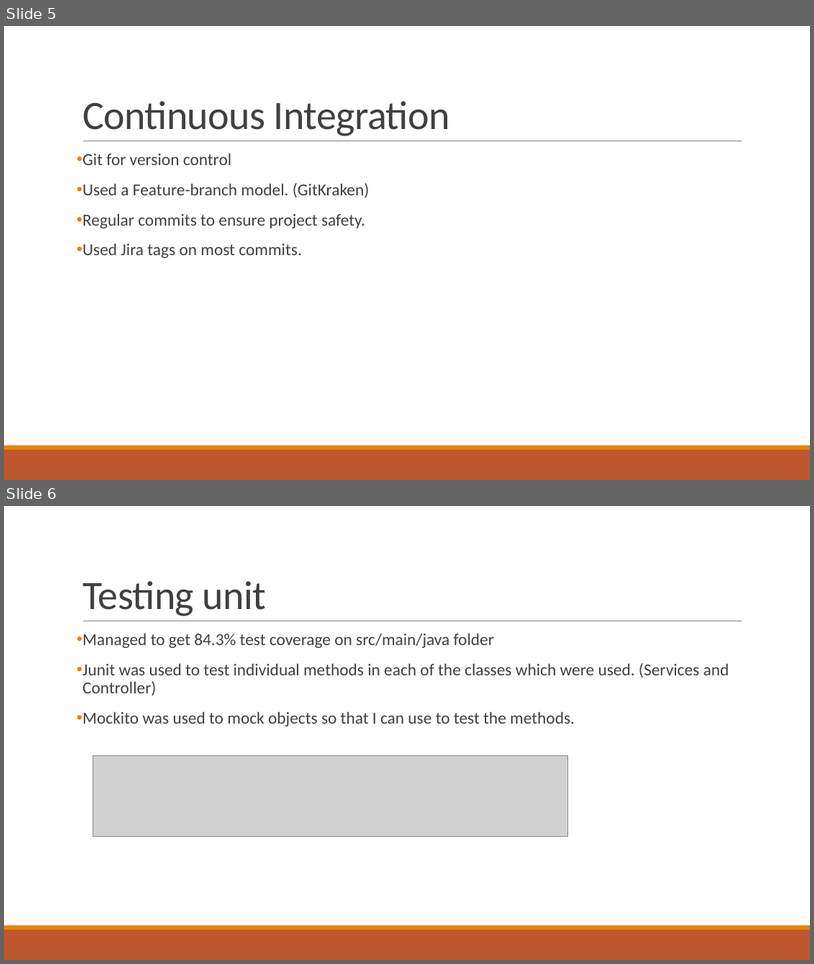
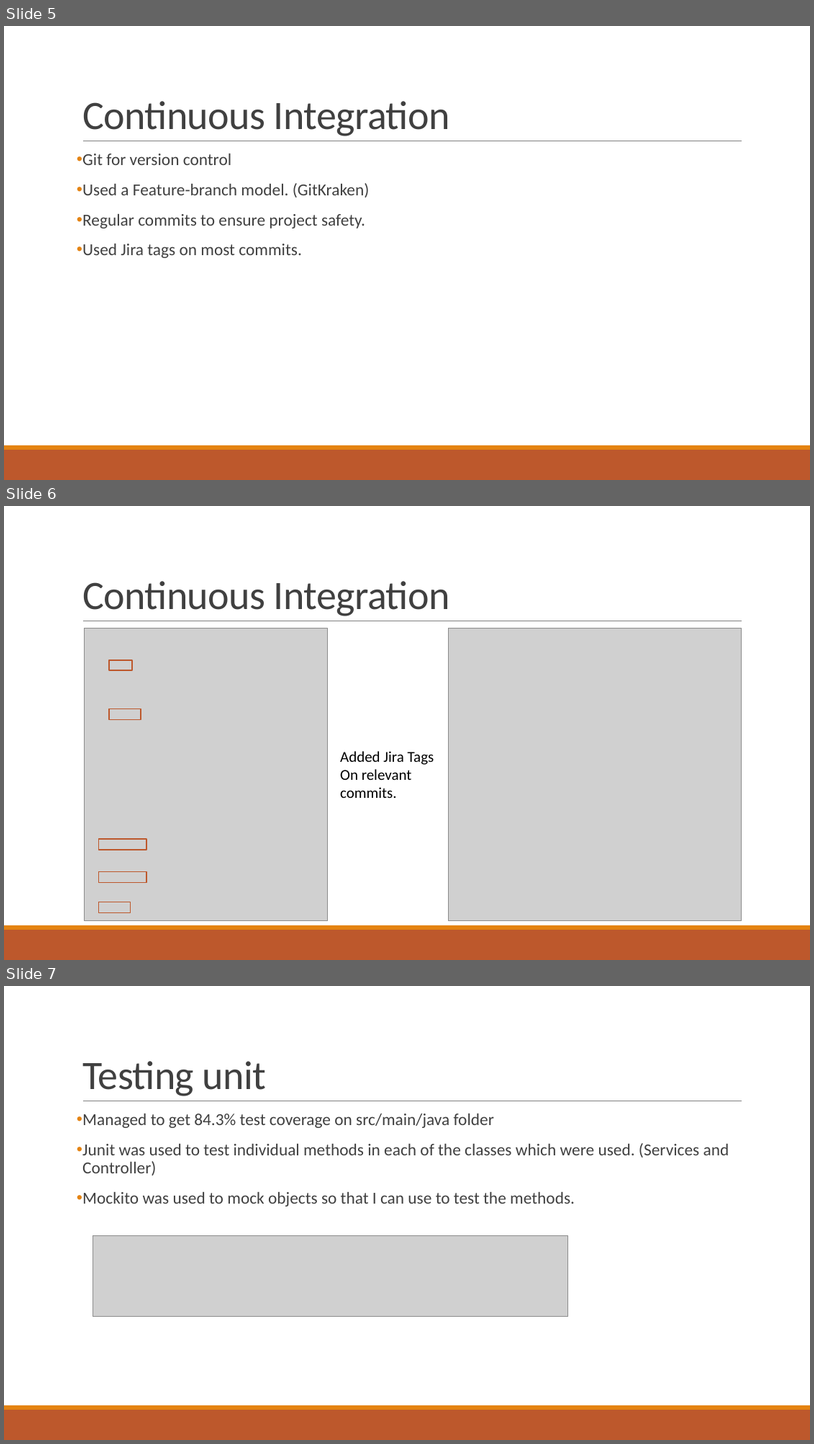
Before and after one commit to HaarismoghalQA/HobbyProject, a slide deck: Documentation/Presentation/HobbyProject.pptx. Shown one above the other, each under a label of ours: slides 5 and 6 before the commit, slides 5, 6 and 7 after it. The pictures are 814x964 and 814x1444 pixels, drawn with LibreOffice and Linux fonts; fonts in the diff are those of the drawing; grey boxes stand for pictures. Boxes give left, top, right and bottom in pixels: in the first picture for what was removed or moved away, otherwise in the second. Text is boxed around its words. In the diff, an @@ line names an element or a change of style, - is before the commit and + after.

```diff
--- a/Documentation/Presentation/HobbyProject.pptx
+++ b/Documentation/Presentation/HobbyProject.pptx
@@ slide 6 added at <box>4,506,810,960</box>, background #FFFFFF; not listed: 3 template elements that a slide beside it also shows @@
@@ title added at <box>82,581,450,616</box>, 48 pt, text #404040 @@
+Continuous Integration
@@ picture added at <box>84,628,328,921</box> @@
@@ picture added at <box>449,628,742,921</box> @@
@@ rectangle added at <box>109,660,132,671</box>, outline #BD582C 1.25 pt @@
@@ rectangle added at <box>109,708,142,720</box>, outline #BD582C 1.25 pt @@
@@ text added at <box>340,751,435,798</box>, 18 pt, text #000000 @@
+Added Jira Tags
+On relevant
+commits.
@@ rectangle added at <box>98,839,147,849</box>, outline #BD582C 1.25 pt @@
@@ rectangle added at <box>98,871,147,883</box>, outline #BD582C 1.25 pt @@
@@ rectangle added at <box>98,901,131,913</box>, outline #BD582C 1.25 pt @@
@@ what was slide 6 is now slide 7 @@
```
Also in this commit, not shown: 1 slide changed, 13 other files.
